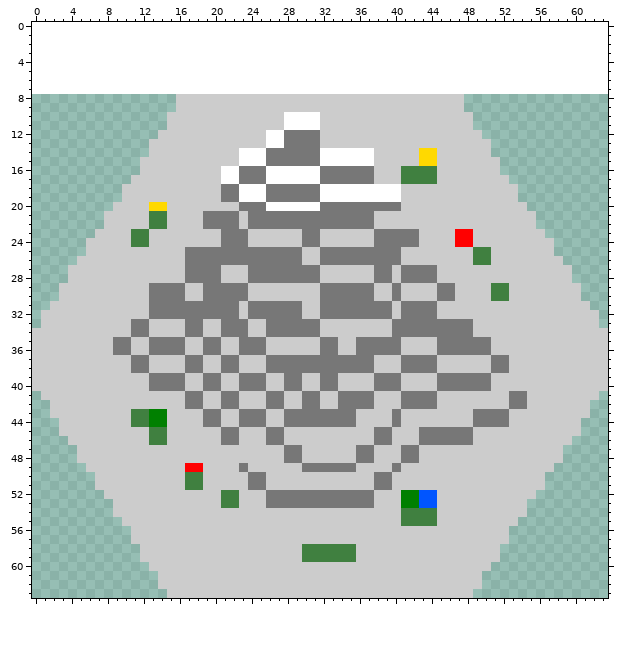
Pixel-art sprite: Images/TileSets/CubedHexagon/Tiles/Mountain.png. Above is the file before it was changed.
The file is 64x56 pixels. The old version is drawn lined up with the new one, on the new canvas.
After the commit:
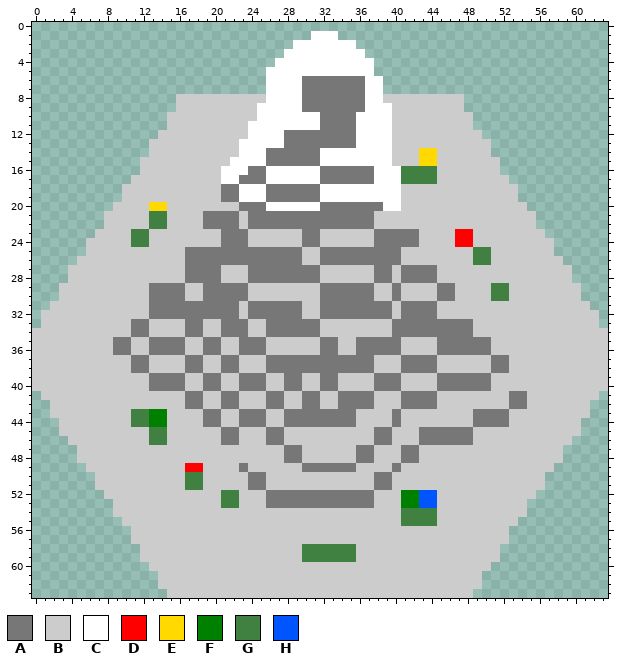
Palette (. is transparent): A #777777  B #cccccc  C #ffffff  D #ff0000  E #ffd900  F #008000  G #408040  H #0055ff
Commit message: The End added (it's generation is very crude) Also Mountains that are actually higher than other tiles
Edits made:
canvas 64x56 -> 64x64, the old top-left corner now at 0,8
Changed rows in their new state; - is an unchanged pixel.
first column x 22:
 1 ---------CCC-------
 2 -------CCCCCCC-----
 3 ------CCCCCCCCC----
 4 -----CCCCCCCCCCC---
 5 ----CCCCCCCCCCCC---
 6 ----CCCCAAAAAAACC--
 7 ----CCCCAAAAAAACC--
 8 ----CCCCAAAAAAACC--
 9 ---CCCCCAAAAAAACCC-
10 ---CCC----AAAACCCC-
11 --CCCC----AAAACCCC-
12 --CC------AAAACCCC-
13 -CCC------AAAACCCC-
14 ----------------CC-
15 C---------------CC-
16 -C--------------CCC
17 ----------------CCC
20 -----------------CC
